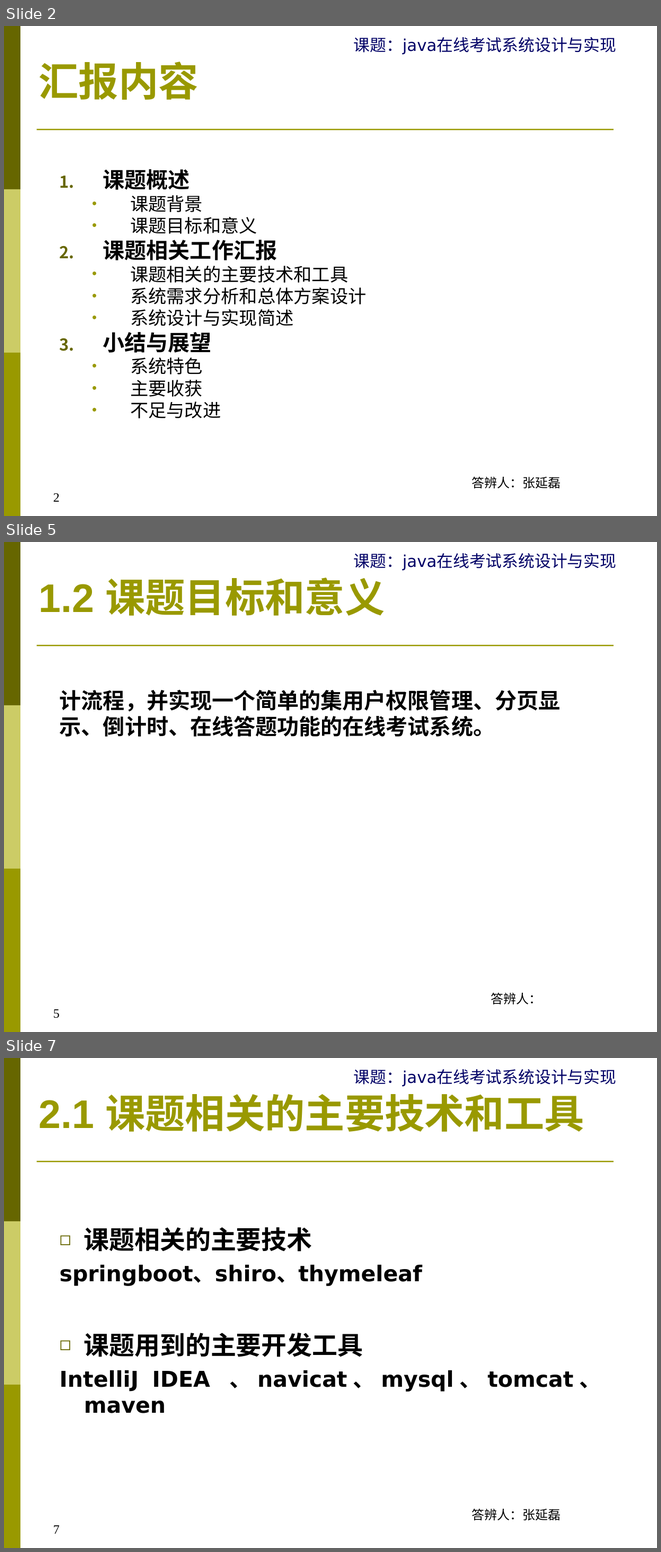
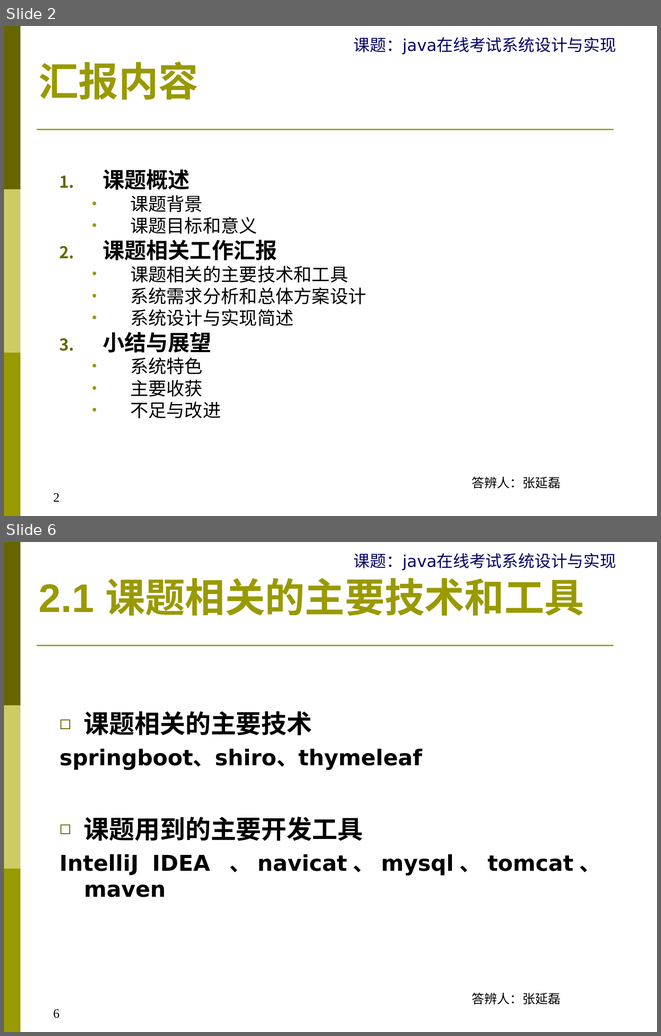
Before and after one commit to zhangylz/sudaonlineexambase, a slide deck: document/YB17270520059张延磊-Java在线考试系统设计与实现V1-20190508.ppt. Shown one above the other, each under a label of ours: slides 2, 5 and 7 before the commit, slides 2 and 6 after it; the slides between them are not shown. The pictures are 661x1552 and 661x1036 pixels, drawn with LibreOffice and Linux fonts; fonts in the diff are those of the drawing. Boxes give left, top, right and bottom in pixels: in the first picture for what was removed or moved away, otherwise in the second. Text is boxed around its words. In the diff, an @@ line names an element or a change of style, - is before the commit and + after.

```diff
--- a/document/YB17270520059张延磊-Java在线考试系统设计与实现V1-20190508.ppt
+++ b/document/YB17270520059张延磊-Java在线考试系统设计与实现V1-20190508.ppt
@@ slide 5 removed at bbox=[4, 542, 657, 1032], background #FFFFFF; not listed: 5 template elements that a slide beside it also shows @@
@@ title removed at bbox=[39, 578, 385, 616] @@
-1.2 课题目标和意义
@@ text removed at bbox=[60, 689, 560, 737] @@
-计流程，并实现一个简单的集用户权限管理、分页显示、倒计时、在线答题功能的在线考试系统。
@@ text removed at bbox=[491, 992, 541, 1004] @@
-答辨人：
@@ page number removed at bbox=[53, 1009, 60, 1018] @@
-5
@@ what was slide 7 is now slide 6 @@
@@ page number at bbox=[53, 1009, 60, 1018]: text changed @@
-7
+6
```
Also in this commit, not shown: 17 slides changed, 1 other file.
